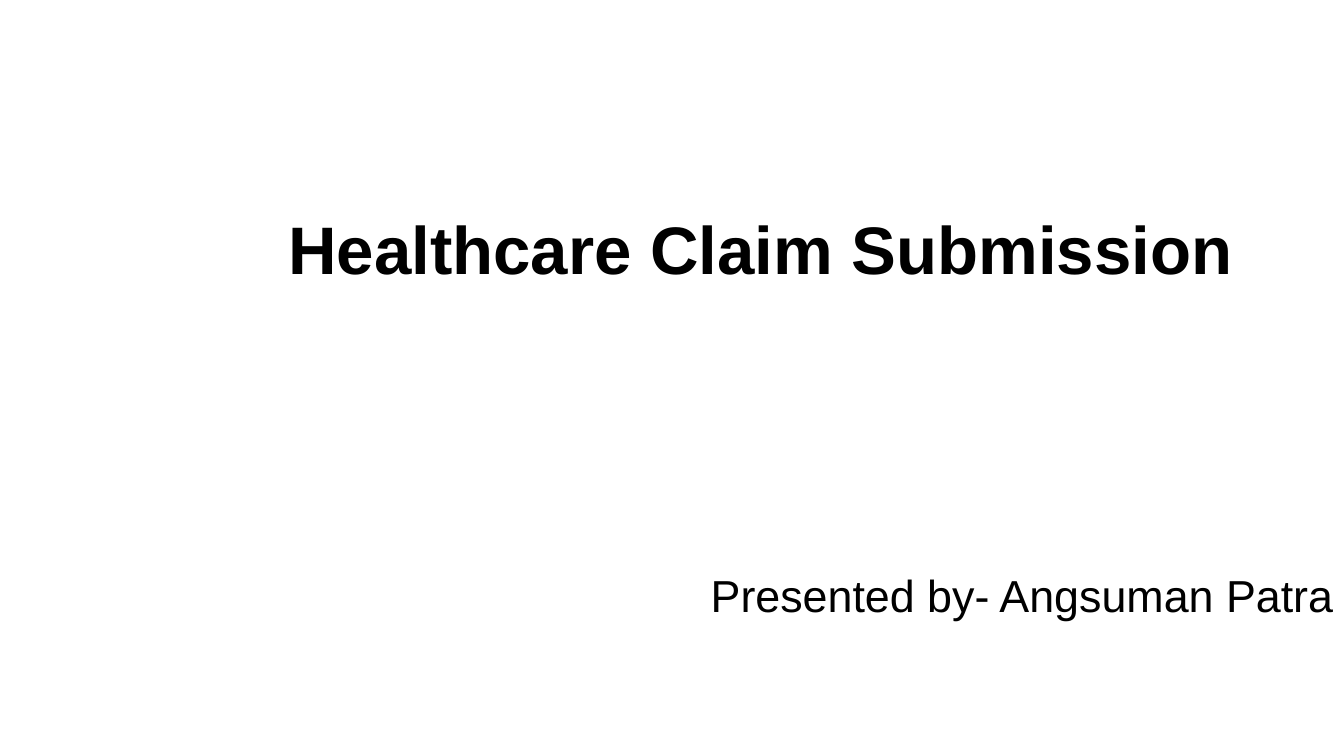
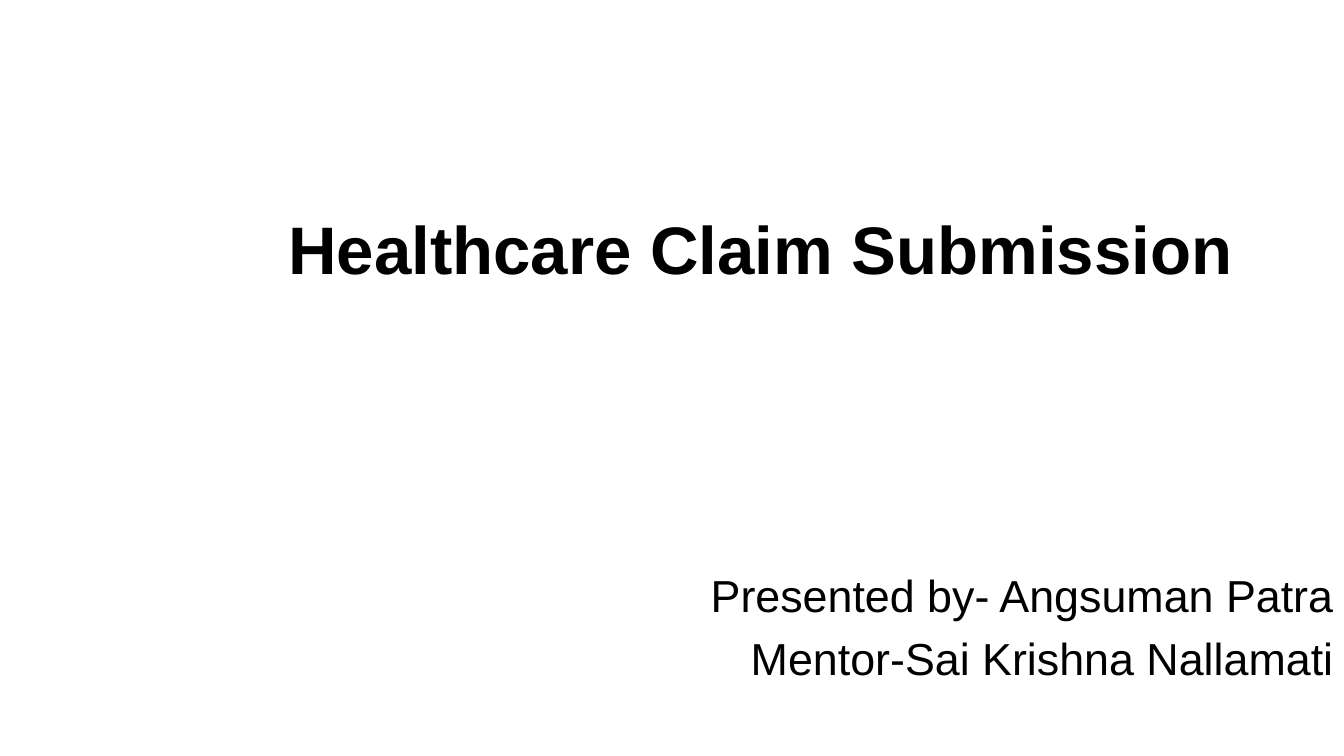
Before and after one commit to angsuman2022/HealthClaim, a slide deck: slide 1 of Healthcare Claim Submission.pptx. Drawn at 1344x756 pixels with LibreOffice and Linux fonts; fonts in the diff are those of the drawing; background and template pictures are left out. Boxes give left, top, right and bottom in pixels: in the first picture for what was removed or moved away, otherwise in the second. Text is boxed around its words. In the diff, an @@ line names an element or a change of style, - is before the commit and + after.

```diff
--- a/Healthcare Claim Submission.pptx
+++ b/Healthcare Claim Submission.pptx
@@ subtitle at (x1=751, y1=642, x2=1333, y2=676): paragraph added @@
+Mentor-Sai Krishna Nallamati
```
Also in this commit, not shown: 3 other slides changed, 3 slides added, 27 other files.
